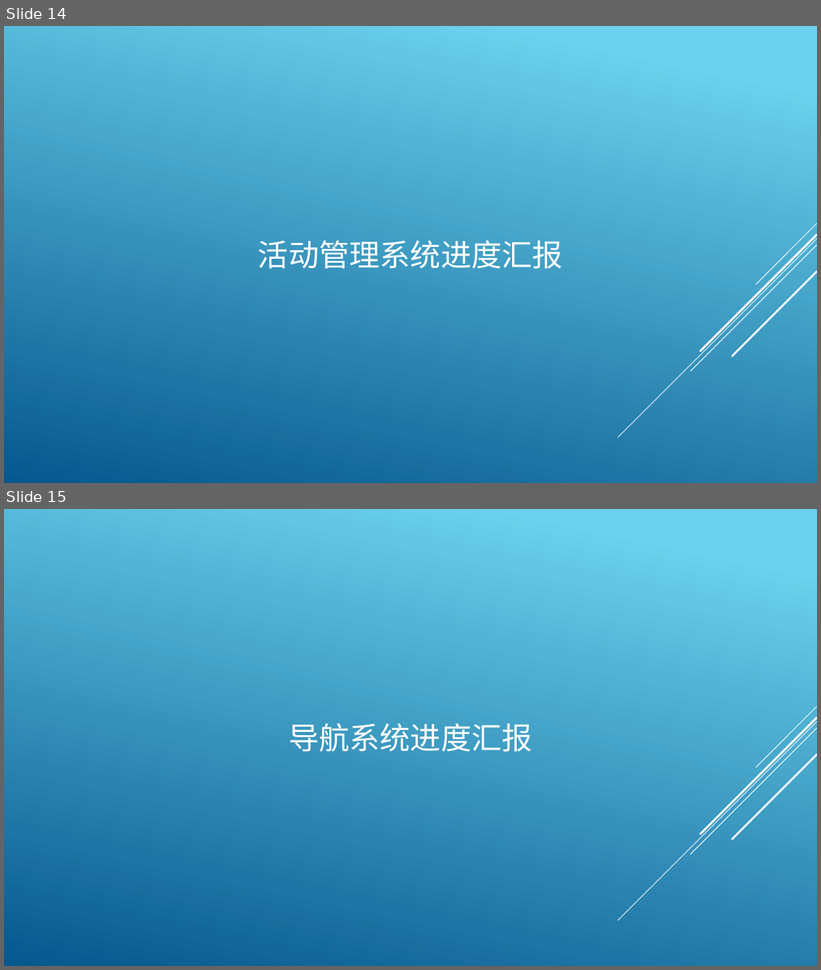
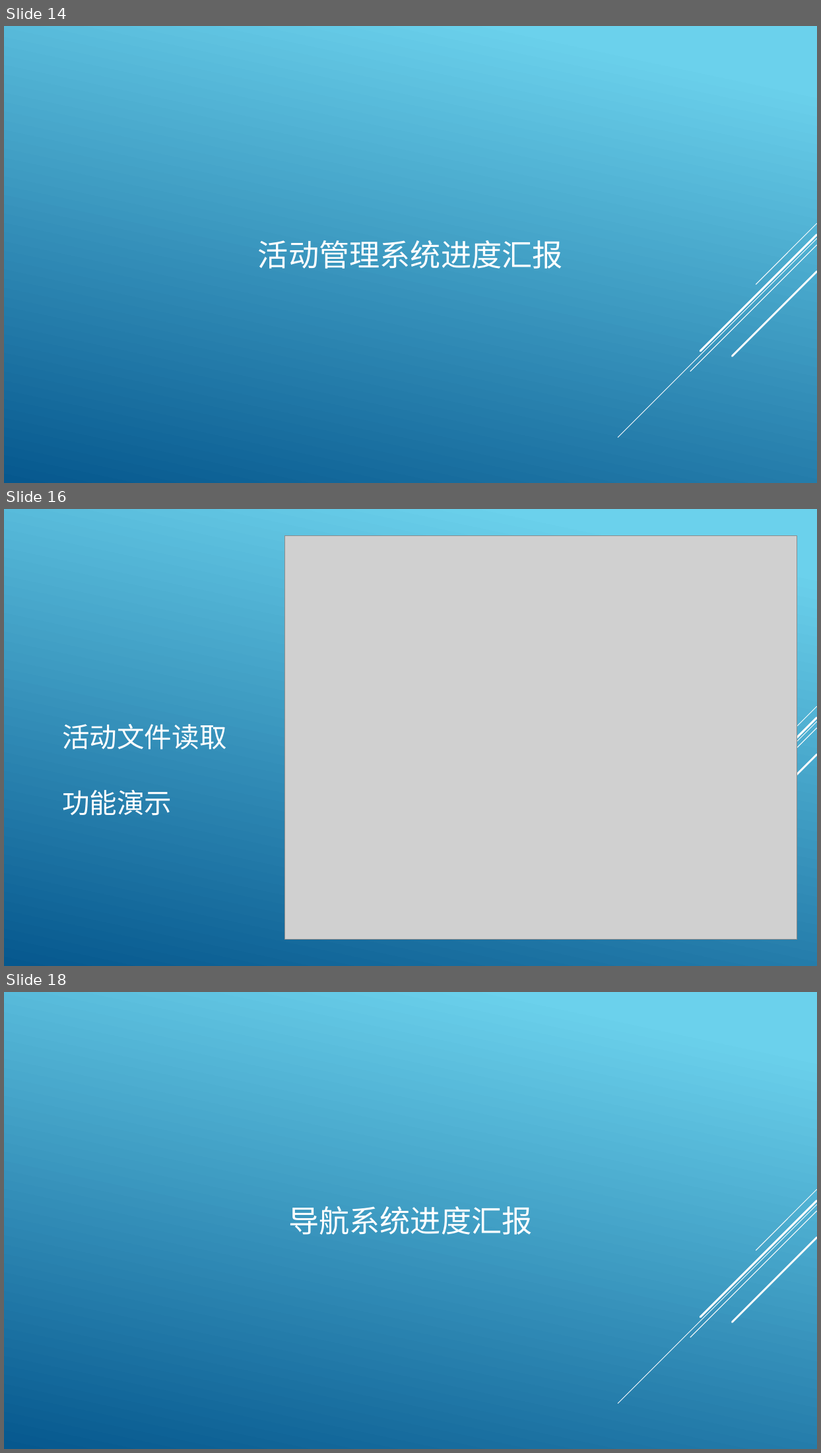
Before and after one commit to archester-250/Course_Auxiliary_System, a slide deck: report/Mid-term check.pptx. Shown one above the other, each under a label of ours: slides 14 and 15 before the commit, slides 14, 16 and 18 after it; the slides between them are not shown. The pictures are 821x970 and 821x1453 pixels, drawn with LibreOffice and Linux fonts; fonts in the diff are those of the drawing; grey boxes stand for pictures. Boxes give left, top, right and bottom in pixels: in the first picture for what was removed or moved away, otherwise in the second. Text is boxed around its words. In the diff, an @@ line names an element or a change of style, - is before the commit and + after.

```diff
--- a/report/Mid-term check.pptx
+++ b/report/Mid-term check.pptx
@@ slide 16 added at [4,509,817,966], background gradient #6ED2EB to #06588E; not listed: 5 template elements that a slide beside it also shows @@
@@ picture added at [285,535,797,940] @@
@@ title added at [62,724,226,816], 32.4 pt, text #FFFFFF @@
+活动文件读取
+功能演示
@@ what was slide 15 is now slide 18 @@
```
Also in this commit, not shown: 3 other slides added, 6 other files.
